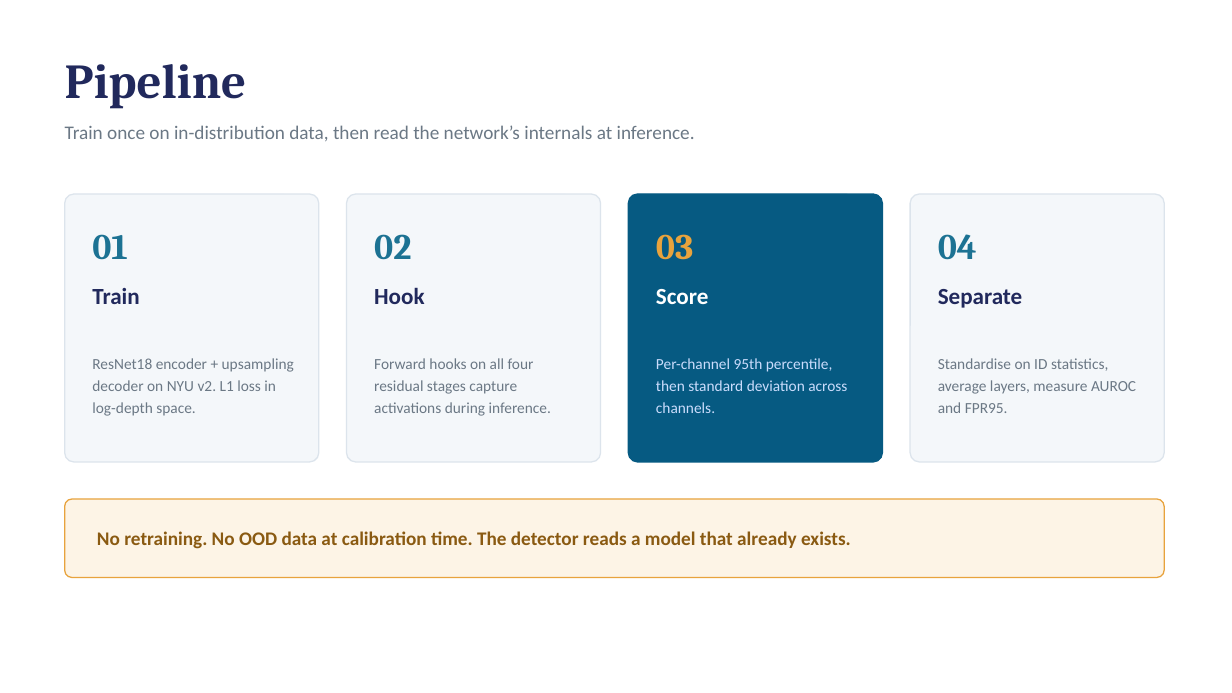
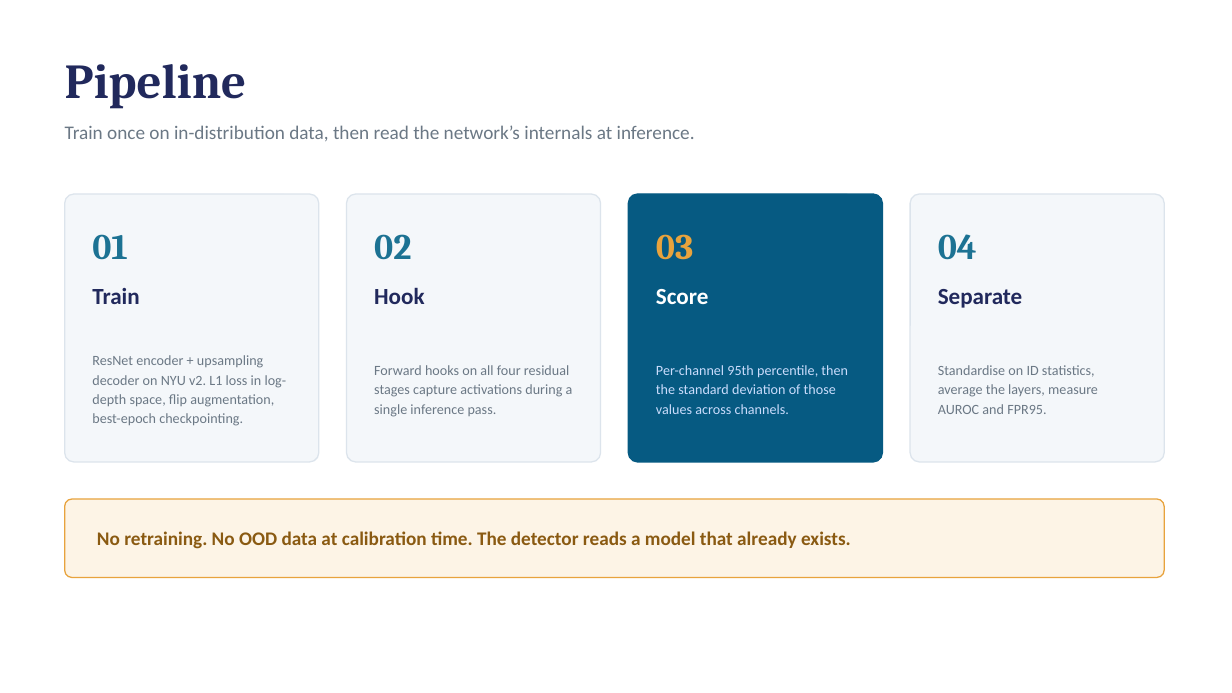
Before and after one commit to RMezini23/CVOODConvResponseforMDE, a slide deck: slide 3 of presentation/ood_cores_mde_presentation.pptx. Drawn at 1232x693 pixels with LibreOffice and Linux fonts; fonts in the diff are those of the drawing. Boxes give left, top, right and bottom in pixels: in the first picture for what was removed or moved away, otherwise in the second. Text is boxed around its words. In the diff, an @@ line names an element or a change of style, - is before the commit and + after.

```diff
--- a/presentation/ood_cores_mde_presentation.pptx
+++ b/presentation/ood_cores_mde_presentation.pptx
@@ text at box(92, 355, 287, 426): text changed; size 12 to 11 pt @@
-ResNet18 encoder + upsampling decoder on NYU v2. L1 loss in log-depth space.
+ResNet encoder + upsampling decoder on NYU v2. L1 loss in log-depth space, flip augmentation, best-epoch checkpointing.
@@ text at box(374, 365, 573, 417): text changed; size 12 to 11 pt @@
-Forward hooks on all four residual stages capture activations during inference.
+Forward hooks on all four residual stages capture activations during a single inference pass.
@@ text at box(656, 365, 848, 414): text changed; size 12 to 11 pt @@
-Per-channel 95th percentile, then standard deviation across channels.
+Per-channel 95th percentile, then the standard deviation of those values across channels.
@@ text at box(938, 365, 1098, 414): text changed; size 12 to 11 pt @@
-Standardise on ID statistics, average layers, measure AUROC and FPR95.
+Standardise on ID statistics, average the layers, measure AUROC and FPR95.
```
Also in this commit, not shown: 6 other slides changed, 1 slide added, 2 other files.
